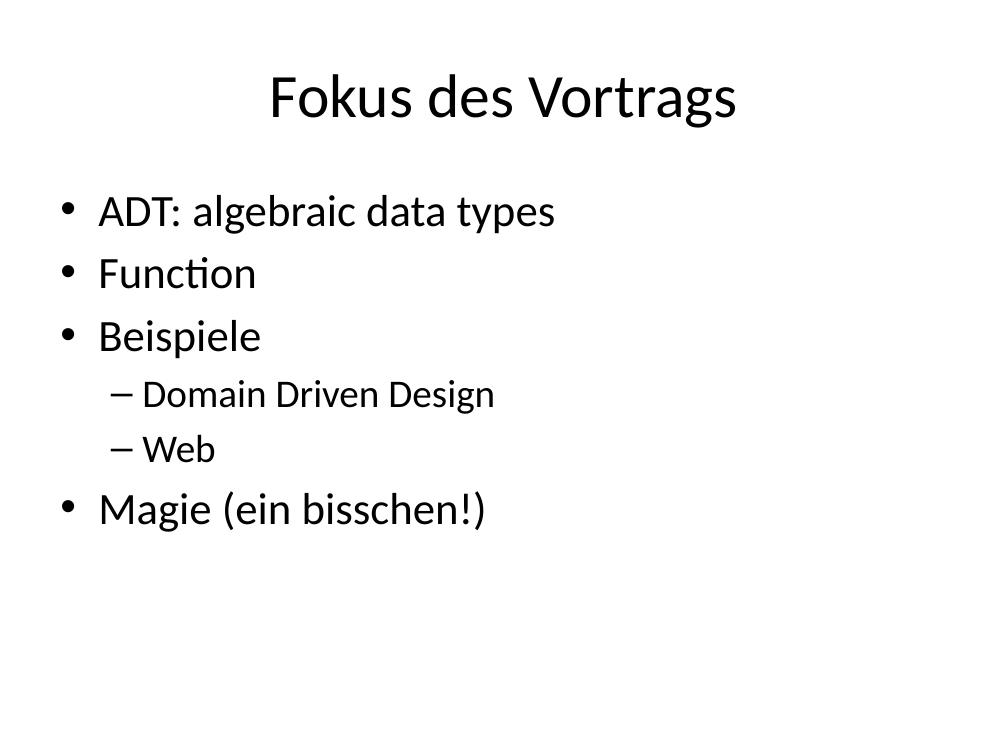
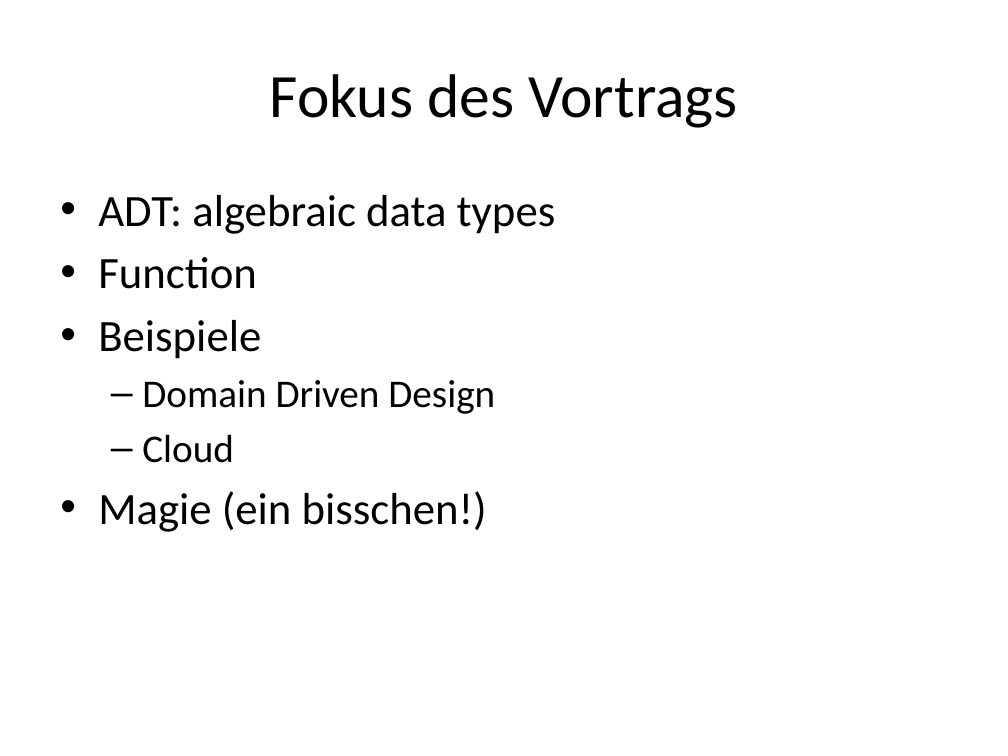
Before and after one commit to nasserbrake/talks, a slide deck: slide 11 of 20151202Extended/FSharp.pptx. Drawn at 1008x756 pixels with LibreOffice and Linux fonts; fonts in the diff are those of the drawing. Boxes give left, top, right and bottom in pixels: in the first picture for what was removed or moved away, otherwise in the second. Text is boxed around its words. In the diff, an @@ line names an element or a change of style, - is before the commit and + after.

```diff
--- a/20151202Extended/FSharp.pptx
+++ b/20151202Extended/FSharp.pptx
@@ text at [142,434,234,463]: text changed @@
-  – Web
+  – Cloud
```
Also in this commit, not shown: 2 other slides changed, 1 slide removed, 2 other files.
